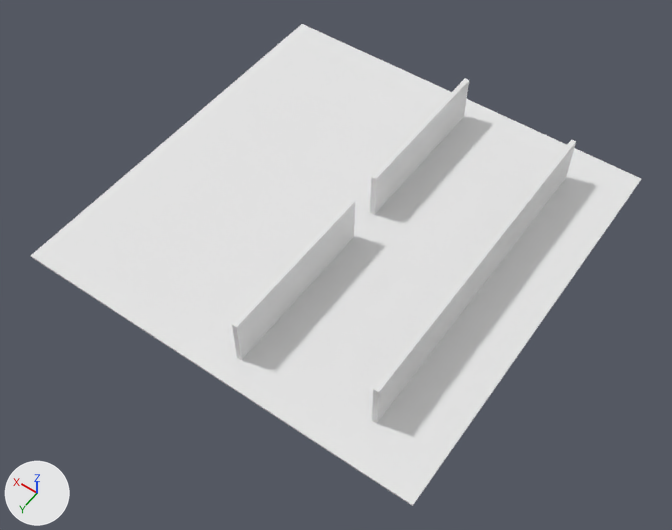
The Blender file room2.blend: old version first, new version second.
The view is the same before and after, from a camera (50 mm lens) standing at (-18.8, 28.8, 40.3) and looking at (-0.1, 2.7, -0.8). The lights are fixed; the arrows at lower left show +X, +Y and +Z.

The first picture shows 'BackWall', 'Ground', 'LeftWall', 'RightWall'.
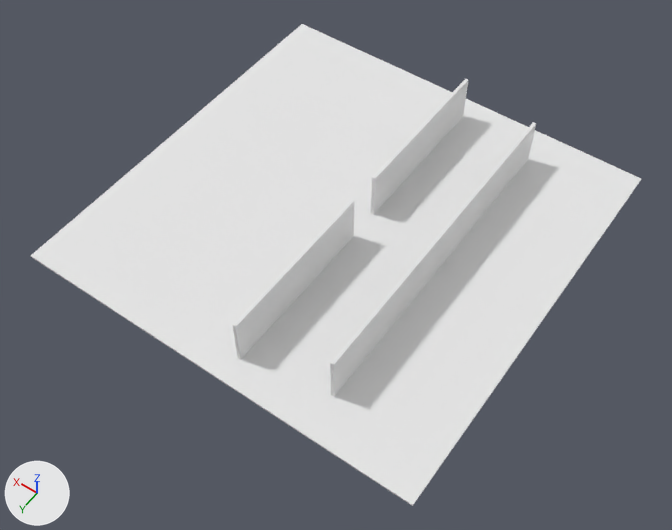
Pixel boxes [x1, y1, x2, y2] of what changed, in the pictures (672 x 530 px):
'BackWall', moved, rescaled: before [372, 139, 576, 423]; after [330, 122, 536, 397]
'RightWall', rescaled: before [232, 199, 355, 360]; after [233, 200, 354, 360]
'LeftWall', rescaled: before [370, 78, 469, 215]; after [371, 79, 468, 214]

The edits, one by one:
Object 'LeftWall' (ob_leftwall) is rescaled from (0.15, 5.0, 1.5) to (0.1, 5.0, 1.5).
Object 'RightWall' (ob_rightwall) is rescaled from (0.15, 5.0, 1.5) to (0.1, 5.0, 1.5).
Object 'BackWall' (ob_backwall) moves from (-7.58, 0.0, 1.5) to (-5.1, 0.0, 1.5).
Object 'BackWall' (ob_backwall) is rescaled from (0.15, 10.0, 1.5) to (0.1, 10.0, 1.5).
